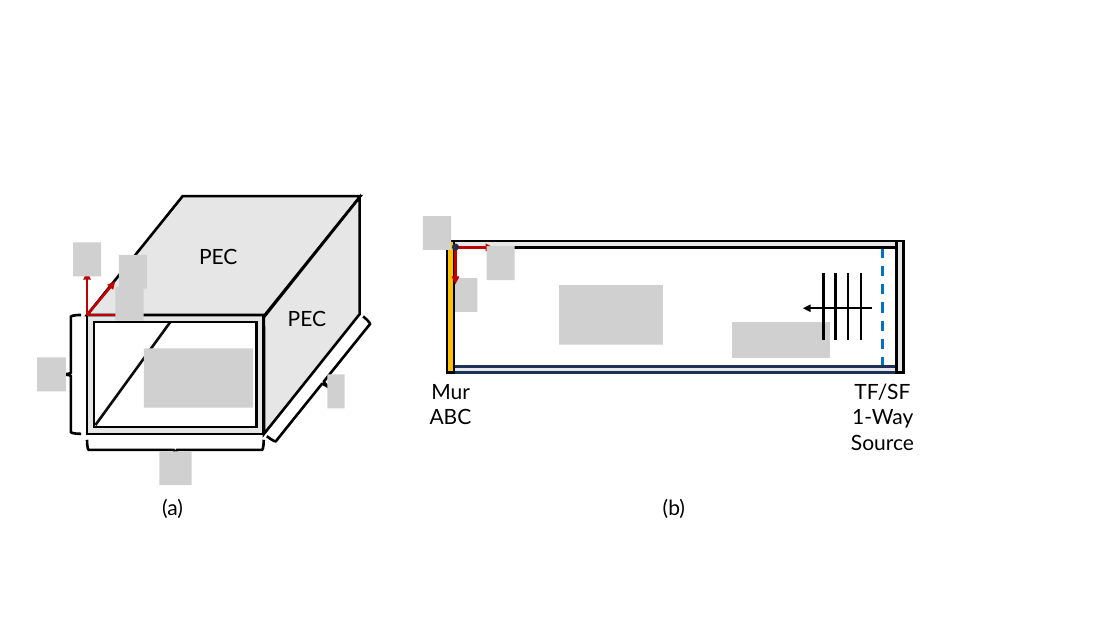
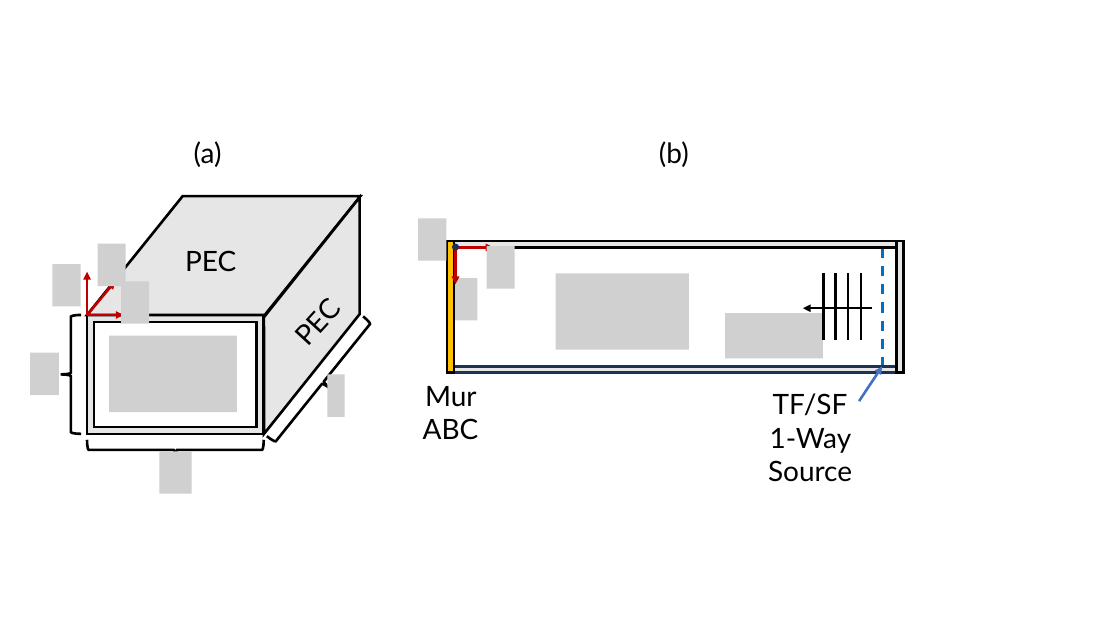
Before and after one commit to samwyss/fdtd-waveguide, a slide deck: slide 1 of report/figures/Figures.pptx. Drawn at 1120x630 pixels with LibreOffice and Linux fonts; fonts in the diff are those of the drawing; grey boxes stand for pictures. Boxes give left, top, right and bottom in pixels: in the first picture for what was removed or moved away, otherwise in the second. Text is boxed around its words. In the diff, an @@ line names an element or a change of style, - is before the commit and + after.

```diff
--- a/report/figures/Figures.pptx
+++ b/report/figures/Figures.pptx
@@ text "(a)": place and size @@
-text "(a)" at <box>162,499,183,518</box>
+text "(a)" at <box>194,141,222,167</box>
@@ size 18 to 24 pt in 5 elements at <box>423,386,479,440</box>, <box>185,250,236,272</box>, <box>768,393,852,482</box>, <box>194,141,222,167</box>, <box>659,141,689,167</box> @@
@@ text "(b)": place and size @@
-text "(b)" at <box>663,499,685,518</box>
+text "(b)" at <box>659,141,689,167</box>
@@ text "PEC": place and size @@
-text "PEC" at <box>199,248,237,264</box>
+text "PEC" at <box>185,250,236,272</box>
@@ picture: place and size @@
-picture at <box>423,216,451,250</box>
+picture at <box>418,218,447,260</box>
@@ picture added at <box>52,264,81,306</box> @@
@@ picture removed at <box>73,243,102,276</box> @@
@@ picture added at <box>97,244,126,286</box> @@
@@ picture removed at <box>118,255,147,288</box> @@
@@ picture: place and size @@
-picture at <box>486,246,515,280</box>
+picture at <box>486,246,515,288</box>
@@ picture: place and size @@
-picture at <box>115,287,144,320</box>
+picture at <box>121,281,150,323</box>
@@ text "PEC": place and size @@
-text "PEC" at <box>288,310,326,326</box>
+text "PEC" at <box>279,281,357,361</box>
@@ text "PEC" at <box>279,281,357,361</box>: size 18 to 24 pt; rotation 0 to 312 degrees @@
@@ picture: place and size @@
-picture at <box>450,278,478,312</box>
+picture at <box>450,278,478,320</box>
@@ picture: place and size @@
-picture at <box>560,286,664,345</box>
+picture at <box>555,273,689,350</box>
@@ line removed from (96, 425) to (176, 315) @@
@@ picture: place and size @@
-picture at <box>733,322,831,358</box>
+picture at <box>725,313,823,359</box>
@@ picture: place and size @@
-picture at <box>37,358,66,392</box>
+picture at <box>30,353,59,395</box>
@@ picture: place and size @@
-picture at <box>144,349,253,408</box>
+picture at <box>109,336,237,413</box>
@@ picture: place and size @@
-picture at <box>328,375,345,408</box>
+picture at <box>328,375,345,417</box>
@@ text "TF/SF": place and size @@
-text "TF/SF" at <box>851,383,914,450</box>
+text "TF/SF" at <box>768,393,852,482</box>
@@ arrow added from (860, 402) to (882, 366), #4472C4 2.25 pt @@
@@ picture: place and size @@
-picture at <box>160,451,192,485</box>
+picture at <box>160,451,192,493</box>
```
Also in this commit, not shown: 3 other files.
